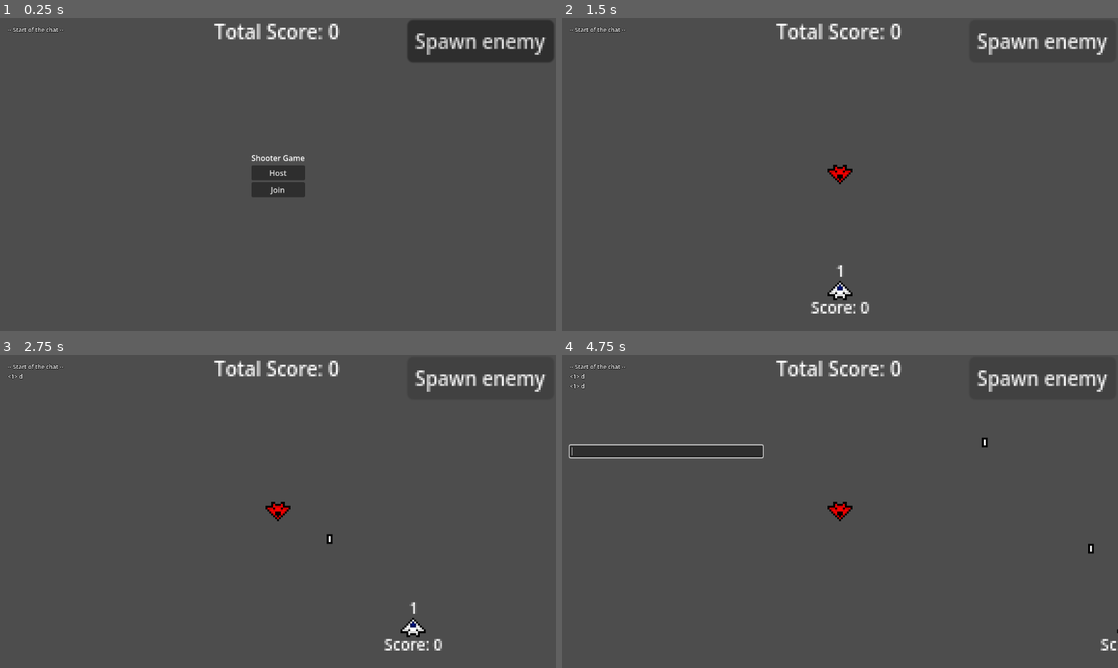
Above: before the commit, frames 1-4 (two rows, left to right).
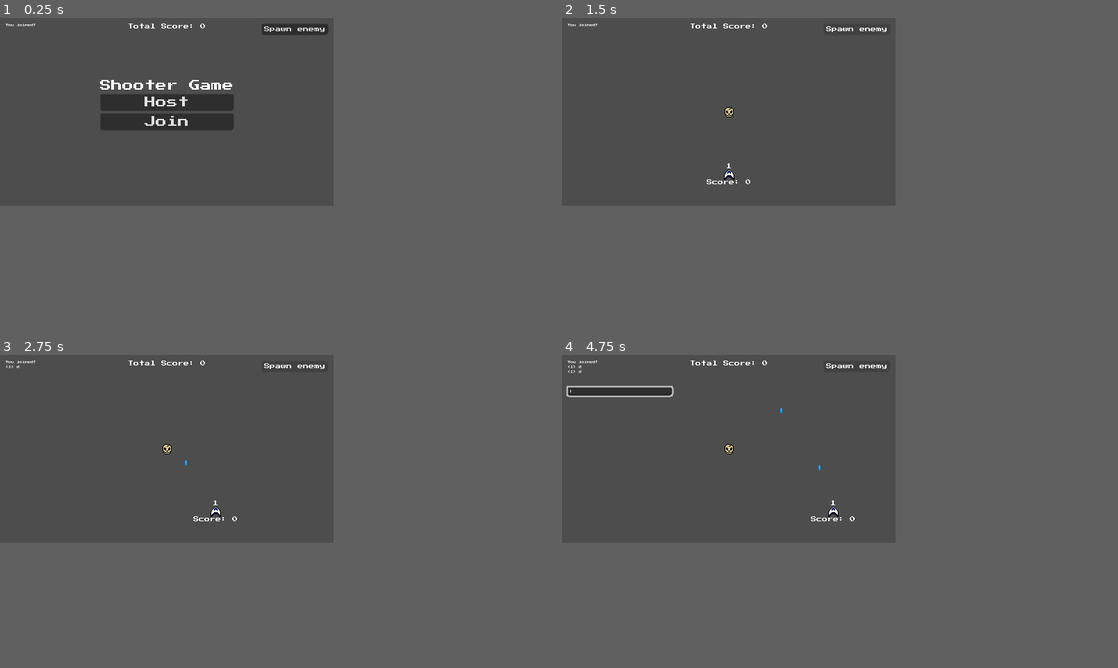
Above: after the commit, the same moments.

Repository: Intedai/MultiplayerShooter
Game: Godot game, scene res://game.tscn
Same seed, same stepped clock (60 frames per second), same inputs: the game is played once before the commit and once after it.
Inputs:
- Up to frame 1 (0.25 s): no input
- Up to frame 2 (1.5 s): click "Host" at 0.5 s; click "Spawn enemy" at 1.25 s
- Up to frame 3 (2.75 s): tap Enter (chat) at 2 s; hold D (move_right) from 2.03 s (still down); hold Enter (chat) from 2.03 s (still down); tap Space (shoot) at 2.3 s
- Up to frame 4 (4.75 s): release D (move_right) at 2.78 s; release Enter (chat) at 2.78 s; hold A (move_left) 2.78-3.53 s; tap Space (shoot) at 2.85, 3.8, 4.35 s; tap Enter (chat) at 3.05, 4.55 s; hold Enter (chat) 3.53-4.28 s; hold D (move_right) from 3.53 s (still down)
In our replay, the window is 800x450 before the commit and 480x270 after it. These sizes can differ from the game's own. Grey fills any space a smaller window leaves; there, only what the larger window draws over its background counts as a difference.

The runs differ from the first frame. In frame 1, 7.9% of the frame differs, in the area x 1-100%, y 0-58%; in frame 2, 2.1%; in frame 3, 2.1%; in frame 4, 4.1%.

Commit message:
Optimize the settings for a pixelart game, change player and bullet sprite, add enemy sprite, change speed of player and bullet and add pixelart font

Diff:
--- a/Bullet/bullet.tscn
+++ b/Bullet/bullet.tscn
@@ -8,7 +8,7 @@
 
 [node name="Bullet" type="Area2D" unique_id=85254206]
 script = ExtResource("1_4qwpv")
-speed = 100
+speed = 150
 damage = 1
 
 [node name="Sprite2D" type="Sprite2D" parent="." unique_id=1691686963]
--- a/Chat/chat.gd
+++ b/Chat/chat.gd
@@ -1,9 +1,9 @@
 extends Control
 class_name Chat
 
-@onready var chat_text: Label = $MarginContainer/HBoxContainer/VBoxContainer/ScrollContainer/ChatText
-@onready var line_edit: LineEdit = $MarginContainer/HBoxContainer/VBoxContainer/LineEdit
-@onready var scroll_container: ScrollContainer = $MarginContainer/HBoxContainer/VBoxContainer/ScrollContainer
+@onready var chat_text: Label = $HBoxContainer/VBoxContainer/ScrollContainer/ChatText
+@onready var line_edit: LineEdit = $HBoxContainer/VBoxContainer/LineEdit
+@onready var scroll_container: ScrollContainer = $HBoxContainer/VBoxContainer/ScrollContainer
 
 signal chat_opened
 signal chat_closed
--- a/Chat/chat.tscn
+++ b/Chat/chat.tscn
@@ -12,61 +12,51 @@
 mouse_filter = 2
 script = ExtResource("1_ab33y")
 
-[node name="MarginContainer" type="MarginContainer" parent="." unique_id=219196699]
+[node name="HBoxContainer" type="HBoxContainer" parent="." unique_id=1641884579]
 layout_mode = 1
 anchors_preset = 15
 anchor_right = 1.0
 anchor_bottom = 1.0
-offset_bottom = -248.0
 grow_horizontal = 2
 grow_vertical = 2
 mouse_filter = 2
-theme_override_constants/margin_left = 16
-theme_override_constants/margin_top = 16
-theme_override_constants/margin_right = 16
-theme_override_constants/margin_bottom = 16
 
-[node name="HBoxContainer" type="HBoxContainer" parent="MarginContainer" unique_id=1641884579]
+[node name="VBoxContainer" type="VBoxContainer" parent="HBoxContainer" unique_id=2001288999]
+custom_minimum_size = Vector2(150, 0)
 layout_mode = 2
 mouse_filter = 2
 
-[node name="VBoxContainer" type="VBoxContainer" parent="MarginContainer/HBoxContainer" unique_id=2001288999]
-custom_minimum_size = Vector2(400, 0)
-layout_mode = 2
-mouse_filter = 2
-
-[node name="ScrollContainer" type="ScrollContainer" parent="MarginContainer/HBoxContainer/VBoxContainer" unique_id=1256857485]
+[node name="ScrollContainer" type="ScrollContainer" parent="HBoxContainer/VBoxContainer" unique_id=1256857485]
 layout_mode = 2
 size_flags_vertical = 3
 mouse_filter = 2
 horizontal_scroll_mode = 0
 vertical_scroll_mode = 3
 
-[node name="ChatText" type="Label" parent="MarginContainer/HBoxContainer/VBoxContainer/ScrollContainer" unique_id=766687029]
-custom_minimum_size = Vector2(390, 0)
+[node name="ChatText" type="Label" parent="HBoxContainer/VBoxContainer/ScrollContainer" unique_id=766687029]
+custom_minimum_size = Vector2(150, 0)
 layout_mode = 2
 size_flags_vertical = 1
-theme_override_colors/font_outline_color = Color(0, 0, 0, 1)
-theme_override_constants/outline_size = 3
-theme_override_font_sizes/font_size = 12
-text = "-- Start of the chat --"
+theme_override_font_sizes/font_size = 4
+text = "You joined!"
 autowrap_mode = 3
 
-[node name="LineEdit" type="LineEdit" parent="MarginContainer/HBoxContainer/VBoxContainer" unique_id=1129303426]
+[node name="LineEdit" type="LineEdit" parent="HBoxContainer/VBoxContainer" unique_id=1129303426]
 visible = false
 layout_mode = 2
 mouse_filter = 2
-theme_override_font_sizes/font_size = 12
+theme_override_font_sizes/font_size = 4
 max_length = 100
 caret_blink = true
 
-[node name="VSeparator" type="VSeparator" parent="MarginContainer/HBoxContainer/VBoxContainer" unique_id=572603401]
+[node name="VSeparator" type="VSeparator" parent="HBoxContainer/VBoxContainer" unique_id=572603401]
 self_modulate = Color(1, 1, 1, 0)
+custom_minimum_size = Vector2(0, 200)
 layout_mode = 2
 size_flags_vertical = 3
 mouse_filter = 2
 
-[node name="HSeparator" type="HSeparator" parent="MarginContainer/HBoxContainer" unique_id=95488735]
+[node name="HSeparator" type="HSeparator" parent="HBoxContainer" unique_id=95488735]
 modulate = Color(1, 1, 1, 0)
 layout_mode = 2
 size_flags_horizontal = 3
--- a/Enemies/Enemy.tscn
+++ b/Enemies/Enemy.tscn
@@ -1,23 +1,24 @@
 [gd_scene format=3 uid="uid://dpu6bhbbptpkb"]
 
 [ext_resource type="Script" uid="uid://cqy8mk817d2bo" path="res://Enemies/enemy.gd" id="1_4isyn"]
-[ext_resource type="Texture2D" uid="uid://5202mp700fvp" path="res://Player/player.png" id="1_bkvnc"]
+[ext_resource type="Texture2D" uid="uid://dnr0m3oobcx0g" path="res://Enemies/enemy.png" id="2_4isyn"]
 
-[sub_resource type="CapsuleShape2D" id="CapsuleShape2D_4isyn"]
-radius = 4.0
-height = 10.0
+[sub_resource type="SceneReplicationConfig" id="SceneReplicationConfig_4isyn"]
+properties/0/path = NodePath(".:position")
+properties/0/spawn = true
+properties/0/replication_mode = 1
 
 [node name="Enemy" type="CharacterBody2D" unique_id=2048394840]
 script = ExtResource("1_4isyn")
 health = 2
 score = 10
+speed = 100
 
 [node name="Sprite2D" type="Sprite2D" parent="." unique_id=1669044330]
-modulate = Color(1, 0, 0, 1)
-texture = ExtResource("1_bkvnc")
-flip_v = true
+texture = ExtResource("2_4isyn")
 
-[node name="CollisionShape2D" type="CollisionShape2D" parent="." unique_id=31728301]
-position = Vector2(0, -1)
-rotation = 1.5707964
-shape = SubResource("CapsuleShape2D_4isyn")
+[node name="CollisionPolygon2D" type="CollisionPolygon2D" parent="." unique_id=1796789046]
+polygon = PackedVector2Array(4, 8, 4, 7, 5, 7, 5, 6, 6, 6, 6, 3, 7, 3, 7, -4, -6, -4, -6, 3, -5, 3, -5, 6, -4, 6, -4, 7, -3, 7, -3, 8)
+
+[node name="MultiplayerSynchronizer" type="MultiplayerSynchronizer" parent="." unique_id=1545558509]
+replication_config = SubResource("SceneReplicationConfig_4isyn")
--- a/Enemies/enemy.gd
+++ b/Enemies/enemy.gd
@@ -5,6 +5,7 @@
 
 @export var health: int
 @export var score: int
+@export var speed: int
 
 @rpc("any_peer", "call_local", "reliable")
 func take_damage(damage: int, shooter: Player) -> void:
--- a/Player/player.gd
+++ b/Player/player.gd
@@ -9,7 +9,7 @@
 @export var bullet_scene: PackedScene
 @export var speed: int
 
-@onready var chat: Chat = get_parent().get_node("UI").get_node("Chat")
+@onready var chat: Chat = get_parent().get_node("UI").get_node("MarginContainer").get_node("Chat")
 
 var score = 0
 var can_move = true
--- a/Player/player.tscn
+++ b/Player/player.tscn
@@ -3,10 +3,6 @@
 [ext_resource type="Texture2D" uid="uid://5202mp700fvp" path="res://Player/player.png" id="1_4flbx"]
 [ext_resource type="Script" uid="uid://duqw7tunv4sps" path="res://Player/player.gd" id="1_onrkg"]
 [ext_resource type="PackedScene" uid="uid://cjcbaguljpoa4" path="res://Bullet/bullet.tscn" id="2_btcbx"]
-
-[sub_resource type="CapsuleShape2D" id="CapsuleShape2D_gwnis"]
-radius = 4.0
-height = 10.0
 
 [sub_resource type="SceneReplicationConfig" id="SceneReplicationConfig_4ntmi"]
 properties/0/path = NodePath(".:position")
@@ -14,6 +10,7 @@
 properties/0/replication_mode = 1
 
 [node name="Player" type="CharacterBody2D" unique_id=85773507 groups=["players"]]
+z_index = 1
 collision_layer = 2
 script = ExtResource("1_onrkg")
 bullet_scene = ExtResource("2_btcbx")
@@ -22,25 +19,20 @@
 [node name="Sprite2D" type="Sprite2D" parent="." unique_id=1484850282]
 texture = ExtResource("1_4flbx")
 
-[node name="CollisionShape2D" type="CollisionShape2D" parent="." unique_id=1748872535]
-position = Vector2(0, 1)
-rotation = 1.5707964
-shape = SubResource("CapsuleShape2D_gwnis")
-
 [node name="MultiplayerSynchronizer" type="MultiplayerSynchronizer" parent="." unique_id=791750454]
 replication_config = SubResource("SceneReplicationConfig_4ntmi")
 
 [node name="GunPoint" type="Marker2D" parent="." unique_id=1527810422]
-position = Vector2(0, -4)
+position = Vector2(0, -8)
 
 [node name="Score" type="Label" parent="." unique_id=1243297011]
 anchors_preset = 15
 anchor_right = 1.0
 anchor_bottom = 1.0
-offset_left = -15.5
-offset_top = 3.0
-offset_right = 15.5
-offset_bottom = 15.0
+offset_left = -32.0
+offset_top = 7.0
+offset_right = 32.0
+offset_bottom = 19.0
 grow_horizontal = 2
 grow_vertical = 2
 theme_override_font_sizes/font_size = 8
@@ -51,12 +43,15 @@
 anchors_preset = 15
 anchor_right = 1.0
 anchor_bottom = 1.0
-offset_left = -15.5
+offset_left = -16.0
 offset_top = -16.0
-offset_right = 15.5
+offset_right = 16.0
 offset_bottom = -4.0
 grow_horizontal = 2
 grow_vertical = 2
 theme_override_font_sizes/font_size = 8
 text = "Name"
 horizontal_alignment = 1
+
+[node name="CollisionPolygon2D" type="CollisionPolygon2D" parent="." unique_id=1129791251]
+polygon = PackedVector2Array(0, -8, 1, -8, 1, -7, 2, -7, 2, -6, 3, -6, 3, -5, 4, -5, 4, -4, 5, -4, 5, -3, 6, -3, 6, -2, 7, -2, 7, 0, 8, 0, 8, 1, -7, 1, -7, 0, -6, 0, -6, -2, -5, -2, -5, -3, -4, -3, -4, -4, -3, -4, -3, -5, -2, -5, -2, -6, -1, -6, -1, -7, 0, -7)
--- a/enemy_spawner.gd
+++ b/enemy_spawner.gd
@@ -1,12 +1,13 @@
 extends MultiplayerSpawner
 
 @onready var game: Node = $".."
+@onready var spawn_player_button: Button = $"../UI/MarginContainer/SpawnPlayerButton"
 
 const ENEMY = preload("res://Enemies/Enemy.tscn")
 
 # Called when the node enters the scene tree for the first time.
 func _ready() -> void:
-	$Button.focus_mode = Control.FOCUS_NONE # So shooting won't spawn enemies
+	spawn_player_button.focus_mode = Control.FOCUS_NONE # So shooting won't spawn enemies
 	spawn_function = spawn_enemy
 
 func spawn_enemy(_data) -> Enemy:
--- a/game.gd
+++ b/game.gd
@@ -4,9 +4,9 @@
 
 @onready var player_spawner: MultiplayerSpawner = $PlayerSpawner
 @onready var spawn_point: Marker2D = $SpawnPoint
-@onready var multiplayer_ui: Control = $UI/Multiplayer
-@onready var total_score_label: Label = $TotalScore
-@onready var chat: Control = $UI/Chat
+@onready var multiplayer_ui: Control = $UI/MarginContainer/Multiplayer
+@onready var total_score_label: Label = $UI/MarginContainer/TotalScore
+@onready var chat: Chat = $UI/MarginContainer/Chat
 
 var peer = ENetMultiplayerPeer.new()
 
--- a/game.tscn
+++ b/game.tscn
@@ -7,30 +7,43 @@
 [node name="game" type="Node" unique_id=1645071500]
 script = ExtResource("1_e2o6t")
 
-[node name="TotalScore" type="Label" parent="." unique_id=1249682313]
-offset_left = -33.0
-offset_top = -81.0
-offset_right = 32.0
-offset_bottom = -67.0
-theme_override_font_sizes/font_size = 10
-text = "Total Score: 0"
-
 [node name="Camera2D" type="Camera2D" parent="." unique_id=1982892926]
-zoom = Vector2(4, 4)
 
 [node name="UI" type="CanvasLayer" parent="." unique_id=1229198243]
 
-[node name="Chat" parent="UI" unique_id=86460642 instance=ExtResource("2_feb5d")]
-
-[node name="Multiplayer" type="Control" parent="UI" unique_id=955057036]
-layout_mode = 3
+[node name="MarginContainer" type="MarginContainer" parent="UI" unique_id=1084222421]
 anchors_preset = 15
 anchor_right = 1.0
 anchor_bottom = 1.0
 grow_horizontal = 2
 grow_vertical = 2
+mouse_filter = 2
+theme_override_constants/margin_left = 8
+theme_override_constants/margin_top = 8
+theme_override_constants/margin_right = 8
+theme_override_constants/margin_bottom = 8
 
-[node name="VBoxContainer" type="VBoxContainer" parent="UI/Multiplayer" unique_id=127970943]
+[node name="TotalScore" type="Label" parent="UI/MarginContainer" unique_id=1249682313]
+layout_mode = 2
+size_flags_horizontal = 4
+size_flags_vertical = 0
+theme_override_font_sizes/font_size = 8
+text = "Total Score: 0"
+
+[node name="SpawnPlayerButton" type="Button" parent="UI/MarginContainer" unique_id=2077799176]
+layout_mode = 2
+size_flags_horizontal = 8
+size_flags_vertical = 0
+theme_override_font_sizes/font_size = 8
+text = "Spawn enemy"
+
+[node name="Chat" parent="UI/MarginContainer" unique_id=86460642 instance=ExtResource("2_feb5d")]
+layout_mode = 2
+
+[node name="Multiplayer" type="Control" parent="UI/MarginContainer" unique_id=955057036]
+layout_mode = 2
+
+[node name="VBoxContainer" type="VBoxContainer" parent="UI/MarginContainer/Multiplayer" unique_id=127970943]
 layout_mode = 1
 anchors_preset = 8
 anchor_left = 0.5
@@ -44,15 +57,15 @@
 grow_horizontal = 2
 grow_vertical = 2
 
-[node name="Title" type="Label" parent="UI/Multiplayer/VBoxContainer" unique_id=1361332605]
+[node name="Title" type="Label" parent="UI/MarginContainer/Multiplayer/VBoxContainer" unique_id=1361332605]
 layout_mode = 2
 text = "Shooter Game"
 
-[node name="Host" type="Button" parent="UI/Multiplayer/VBoxContainer" unique_id=1638796630]
+[node name="Host" type="Button" parent="UI/MarginContainer/Multiplayer/VBoxContainer" unique_id=1638796630]
 layout_mode = 2
 text = "Host"
 
-[node name="Join" type="Button" parent="UI/Multiplayer/VBoxContainer" unique_id=1854626889]
+[node name="Join" type="Button" parent="UI/MarginContainer/Multiplayer/VBoxContainer" unique_id=1854626889]
 layout_mode = 2
 text = "Join"
 
@@ -61,21 +74,13 @@
 spawn_path = NodePath("..")
 
 [node name="SpawnPoint" type="Marker2D" parent="." unique_id=1658762120]
-position = Vector2(0, 60)
+position = Vector2(0, 90)
 
 [node name="EnemySpawner" type="MultiplayerSpawner" parent="." unique_id=2017736704]
 _spawnable_scenes = PackedStringArray("uid://dpu6bhbbptpkb")
 spawn_path = NodePath("..")
 script = ExtResource("2_e2o6t")
 
-[node name="Button" type="Button" parent="EnemySpawner" unique_id=2077799176]
-offset_left = 67.0
-offset_top = -80.0
-offset_right = 143.0
-offset_bottom = -58.0
-theme_override_font_sizes/font_size = 10
-text = "Spawn enemy"
-
-[connection signal="pressed" from="UI/Multiplayer/VBoxContainer/Host" to="." method="_on_host_pressed"]
-[connection signal="pressed" from="UI/Multiplayer/VBoxContainer/Join" to="." method="_on_join_pressed"]
-[connection signal="pressed" from="EnemySpawner/Button" to="EnemySpawner" method="_on_button_pressed"]
+[connection signal="pressed" from="UI/MarginContainer/SpawnPlayerButton" to="EnemySpawner" method="_on_button_pressed"]
+[connection signal="pressed" from="UI/MarginContainer/Multiplayer/VBoxContainer/Host" to="." method="_on_host_pressed"]
+[connection signal="pressed" from="UI/MarginContainer/Multiplayer/VBoxContainer/Join" to="." method="_on_join_pressed"]
--- a/project.godot
+++ b/project.godot
@@ -17,7 +17,10 @@
 
 [display]
 
-window/stretch/mode="viewport"
+window/size/viewport_width=480
+window/size/viewport_height=270
+window/size/mode=3
+window/stretch/mode="canvas_items"
 
 [file_customization]
 
@@ -29,6 +32,12 @@
 [global_group]
 
 players=""
+
+[gui]
+
+theme/default_font_antialiasing=0
+theme/default_font_hinting=0
+theme/custom_font="uid://du7u6bnb7rp1v"
 
 [input]
 
@@ -63,3 +72,5 @@
 
 textures/canvas_textures/default_texture_filter=0
 rendering_device/driver.windows="d3d12"
+2d/snap/snap_2d_transforms_to_pixel=true
+2d/snap/snap_2d_vertices_to_pixel=true
Binary file changed: Bullet/bullet.png
Binary file added: Enemies/enemy.png
Not shown, added: Enemies/enemy.png.import
Binary file changed: Player/player.png
Binary file added: PressStart2P-Regular.ttf
Not shown, added: PressStart2P-Regular.ttf.import
